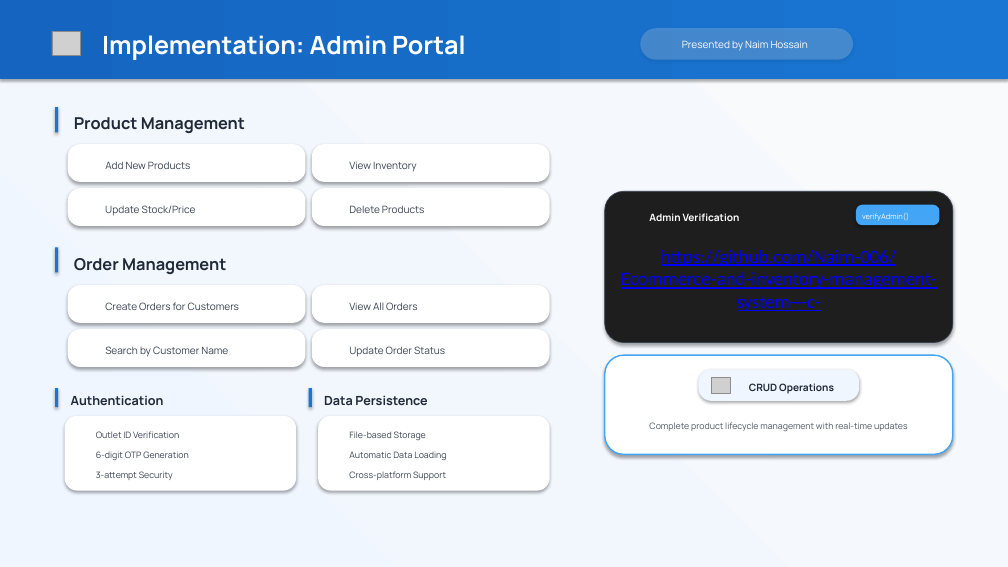
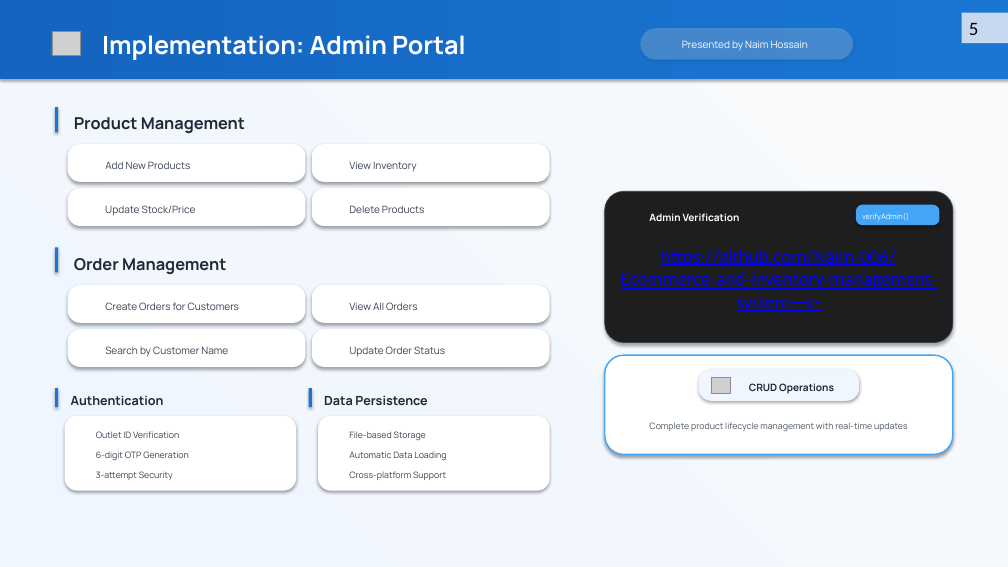
Before and after one commit to Naim-006/Ecommerce-and-inventory-management-system---c-, a slide deck: slide 5 of EIms project slide-f (1)-w.pptx. Drawn at 1008x567 pixels with LibreOffice and Linux fonts; fonts in the diff are those of the drawing; grey boxes stand for pictures; background and template pictures are left out. Boxes give left, top, right and bottom in pixels: in the first picture for what was removed or moved away, otherwise in the second. Text is boxed around its words. In the diff, an @@ line names an element or a change of style, - is before the commit and + after.

```diff
--- a/EIms project slide-f (1)-w.pptx
+++ b/EIms project slide-f (1)-w.pptx
@@ rectangle added at (962, 13, 1008, 43), fill #C6D9F1, 18 pt, text #000000 @@
+5
```
Also in this commit, not shown: 6 other slides changed.
